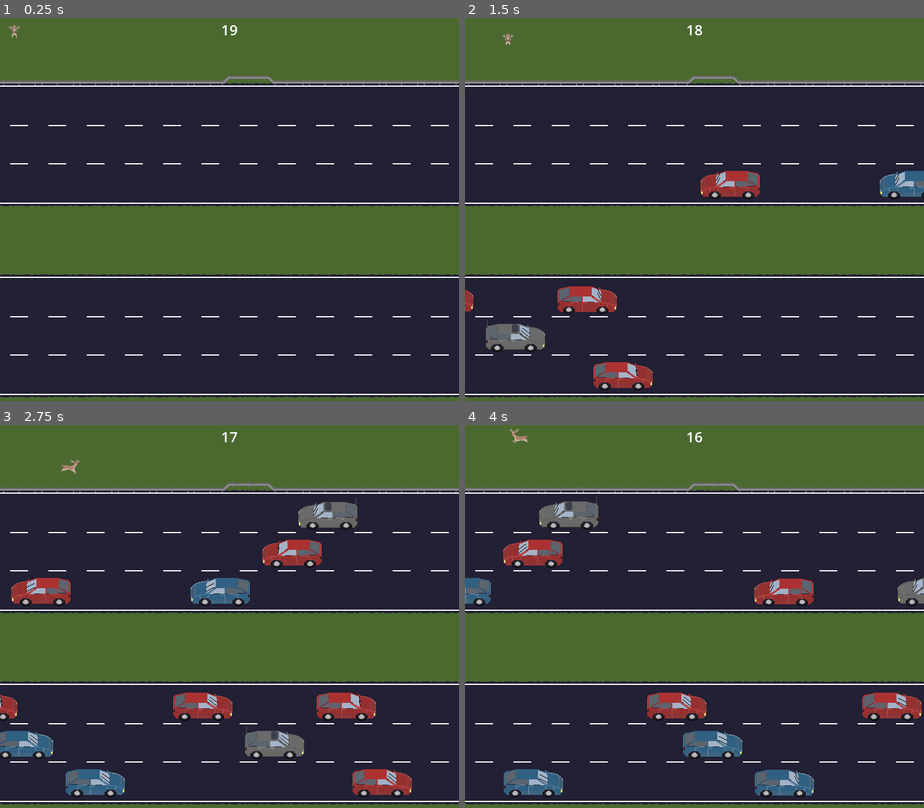
Above: before the commit, frames 1-4 (two rows, left to right).
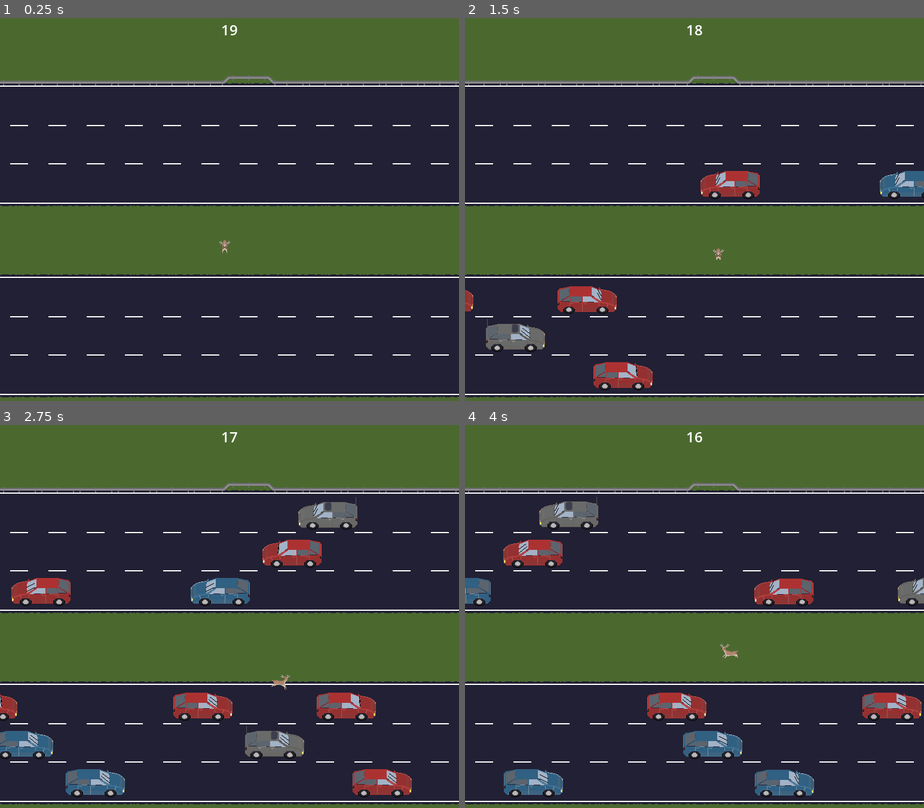
Above: after the commit, the same moments.

Repository: Pedro-T/deer-in-the-headlights
Game: Godot game, scene res://Main.tscn
The game is run twice, just before and just after one commit, with the same random seed, the same clock (stepped at 60 frames per second) and the same inputs.
Inputs:
- Up to frame 1 (0.25 s): no input
- Up to frame 2 (1.5 s): hold D (move_right) 0.53-1.28 s; hold S (move_down) from 1.28 s (still down)
- Up to frame 3 (2.75 s): release S (move_down) at 2.03 s; hold D (move_right) from 2.03 s (still down)
- Up to frame 4 (4 s): release D (move_right) at 2.78 s; hold W (move_up) 2.78-3.53 s; hold A (move_left) from 3.53 s (still down)

The runs differ from the first frame. In frame 1, less than 0.1% of the frame differs, in the area x 1-51%, y 1-62%; in frame 2, less than 0.1%; in frame 3, 0.1%; in frame 4, 0.1%, in the area x 9-60%, y 0-62%.

Commit message:
supporting changes for reset - player pos, vehicle start/stop, game manager funcs

Diff:
--- a/deer-in-the-headlights/game_manager.gd
+++ b/deer-in-the-headlights/game_manager.gd
@@ -4,6 +4,8 @@
 var game_timer: Timer
 var info_label: Label
 var state: GameState = GameState.PLAY
+var screens: Screens
+var player: Player
 
 func setup() -> void:
 	game_timer.timeout.connect(game_over.bind(GameEnding.SHOT))
@@ -18,13 +20,18 @@
 	info_label.text = "%02d" % time
 
 func start() -> void:
+	player.intro()
 	vehicle_spawner.start()
 	game_timer.start()
 
 func game_over(_ending: GameEnding) -> void:
 	state = GameState.END
 	info_label.text = "DEAD"
-	print("triggered")
+	_halt_spawns()
+	screens.show_game_over(_ending)
+
+func _halt_spawns() -> void:
+	vehicle_spawner.stop()
 
 enum GameEnding {
 	RUN_OVER,
--- a/deer-in-the-headlights/main.gd
+++ b/deer-in-the-headlights/main.gd
@@ -4,5 +4,7 @@
     GameManager.vehicle_spawner = $Stage/VehicleContainer/VehicleSpawnController
     GameManager.info_label = $InfoLabel
     GameManager.game_timer = $GameTimer
+    GameManager.screens = $Screens
+    GameManager.player = $Stage/PlayerContainer/Player
     GameManager.setup()
     GameManager.start()
--- a/deer-in-the-headlights/player/player.gd
+++ b/deer-in-the-headlights/player/player.gd
@@ -1,6 +1,7 @@
 class_name Player extends CharacterBody2D
 
 const MOVE_SPEED: float = 64.0 # pixels per second
+const SPAWN_POSITION: Vector2 = Vector2(376, 392)
 const STATE_DOWNGRADE_MAP: Dictionary = {
     PlayerState.RUN_NORTH: PlayerState.IDLE_NORTH,
     PlayerState.RUN_EAST: PlayerState.IDLE_EAST,
@@ -13,6 +14,9 @@
 
 func _ready() -> void:
     pass
+
+func intro() -> void:
+    position = SPAWN_POSITION
 
 @warning_ignore("unused_parameter")
 func _physics_process(delta: float) -> void:
--- a/deer-in-the-headlights/stage/traffic/vehicle_spawn_controller.gd
+++ b/deer-in-the-headlights/stage/traffic/vehicle_spawn_controller.gd
@@ -32,3 +32,6 @@
 func start() -> void:
     timer.wait_time = spawn_interval
     timer.start()
+
+func stop() -> void:
+    timer.stop()
